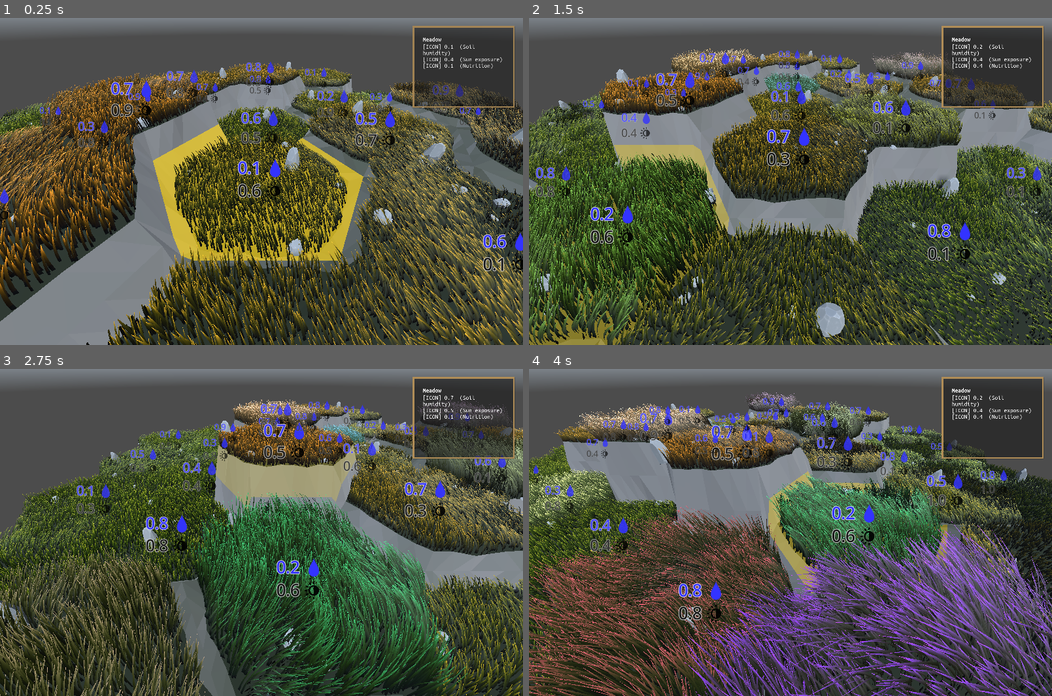
Above: before the commit, frames 1-4 (two rows, left to right).
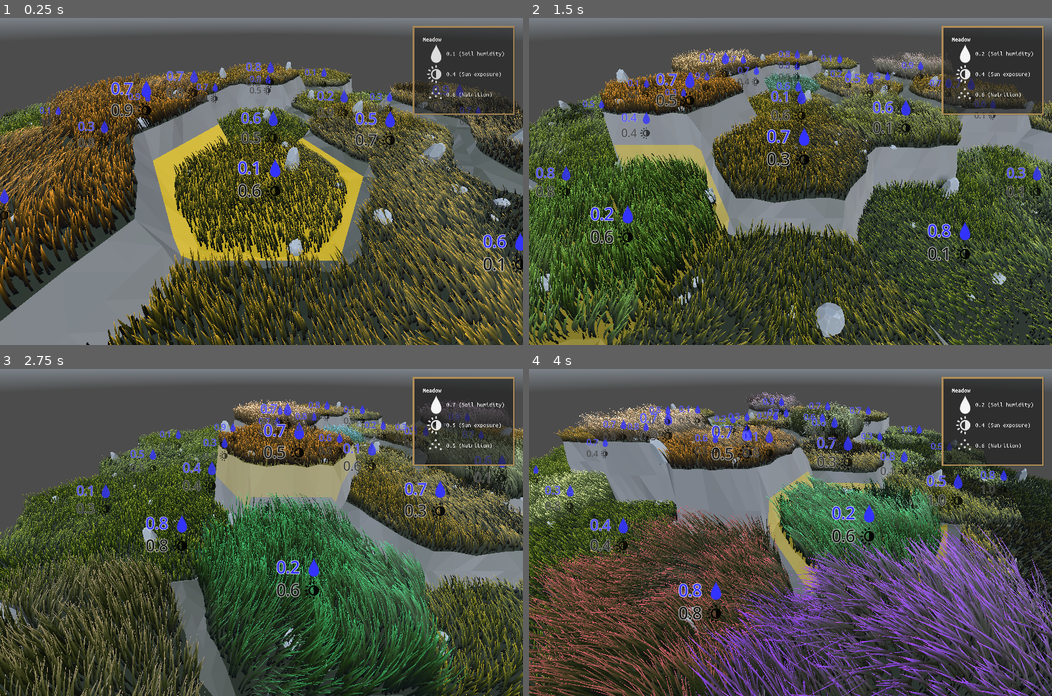
Above: after the commit, the same moments.

Repository: vincentwoelfer/hex
Game: Godot game, scene res://scenes/dev/MapGeneration.tscn
Two runs of this game, one before a commit and one after it. Both use one fixed random seed, a clock stepped at 60 frames per second and the inputs below. A sky picture missing from this copy of the repository is replaced by a grey-blue gradient.
Inputs (mouse positions are in pixels of both pictures, inside the frame that each line leads up to):
- Up to frame 1 (0.25 s): no input
- Up to frame 2 (1.5 s): move the mouse to (905, 165) at 0.52 s; hold S (move_cam_backward) 0.53-1.28 s; move the mouse to (685, 197) at 1.27 s; tap W (move_cam_forward) at 1.35 s
- Up to frame 3 (2.75 s): move the mouse to (313, 460) at 2.02 s; hold A (move_cam_left) from 2.03 s (still down)
- Up to frame 4 (4 s): move the mouse to (764, 597) at 2.77 s; release A (move_cam_left) at 2.78 s; tap D (move_cam_right) at 2.85 s; move the mouse to (947, 581) at 3.52 s; hold Q (rotate_cam_left) from 3.53 s (still down)

The runs differ from the first frame. In frame 1, 0.8% of the frame differs, in the area x 78-99%, y 8-30%; in frame 2, 0.9%; in frame 3, 0.9%; in frame 4, 0.9%.

Commit message:
Add icons to Tooltip text

Diff:
--- a/src/ui/tooltip.gd
+++ b/src/ui/tooltip.gd
@@ -4,6 +4,8 @@
 @onready var fade_seconds := 0.5
 @onready var header := %HeaderLabel
 @onready var tooltip := %TooltipLabel
+
+var icon_color: Color = Color.WHITE_SMOKE
 
 var tween: Tween
 
@@ -25,9 +27,21 @@
 		tween.kill()
 
 	header.text = "Meadow"
-	tooltip.text = "[ICON] " + str(snappedf(hex_tile.humidity, 0.1)) + "\t(Soil humidity)\n"
-	tooltip.text += "[ICON] " +  str(snappedf(1 - hex_tile.shade, 0.1)) + "\t(Sun exposure)\n"
-	tooltip.text += "[ICON] " +  str(snappedf(hex_tile.nutrition, 0.1)) + "\t(Nutrition)"
+	tooltip.text = ""
+	#color_humidity.a = clampf(1, 0.8, 1)
+	#label.push_color(color_humidity)
+	#label.push_outline_color(Color(1, 1, 1, 1 * label_scale))
+	tooltip.append_text(' [img color=#' + icon_color.to_html() + ']res://assets/icons/raindrop.png[/img]')
+	tooltip.append_text(str(snappedf(hex_tile.humidity, 0.1), " (Soil humidity)", '\n'))
+
+	# Shade
+	tooltip.append_text(' [img color=#' + icon_color.to_html() + ']res://assets/icons/shade_white.png[/img]')
+	tooltip.append_text(str(snappedf(1.0 - hex_tile.shade, 0.1), " (Sun exposure)",'\n'))
+
+	tooltip.append_text(' [img color=#' + icon_color.to_html() + ']res://assets/icons/nutrition.png[/img]')
+	tooltip.append_text(str(snappedf(hex_tile.shade, 0.1), " (Nutrition)", '\n'))
+
+	tooltip.pop_all()
 
 	tween = create_tween().set_ease(Tween.EASE_OUT).set_trans(Tween.TRANS_CUBIC)
 	tween.tween_callback(show)
Binary file added: assets/icons/nutrition.png
Not shown, added: assets/icons/nutrition.png.import
Binary file added: assets/icons/shade_white.png
Not shown, added: assets/icons/shade_white.png.import
